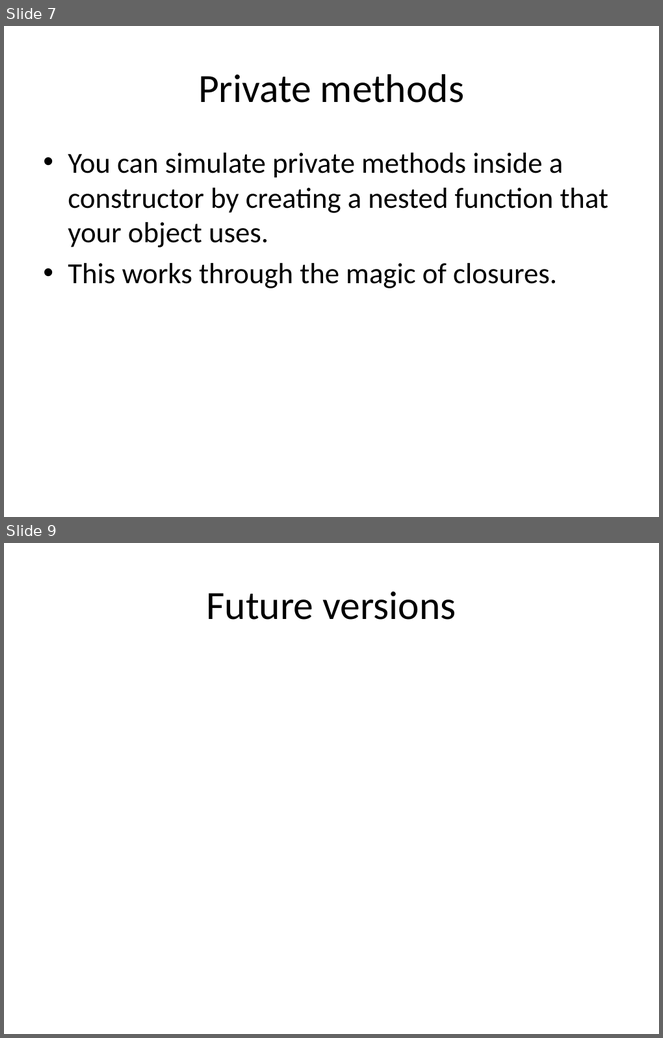
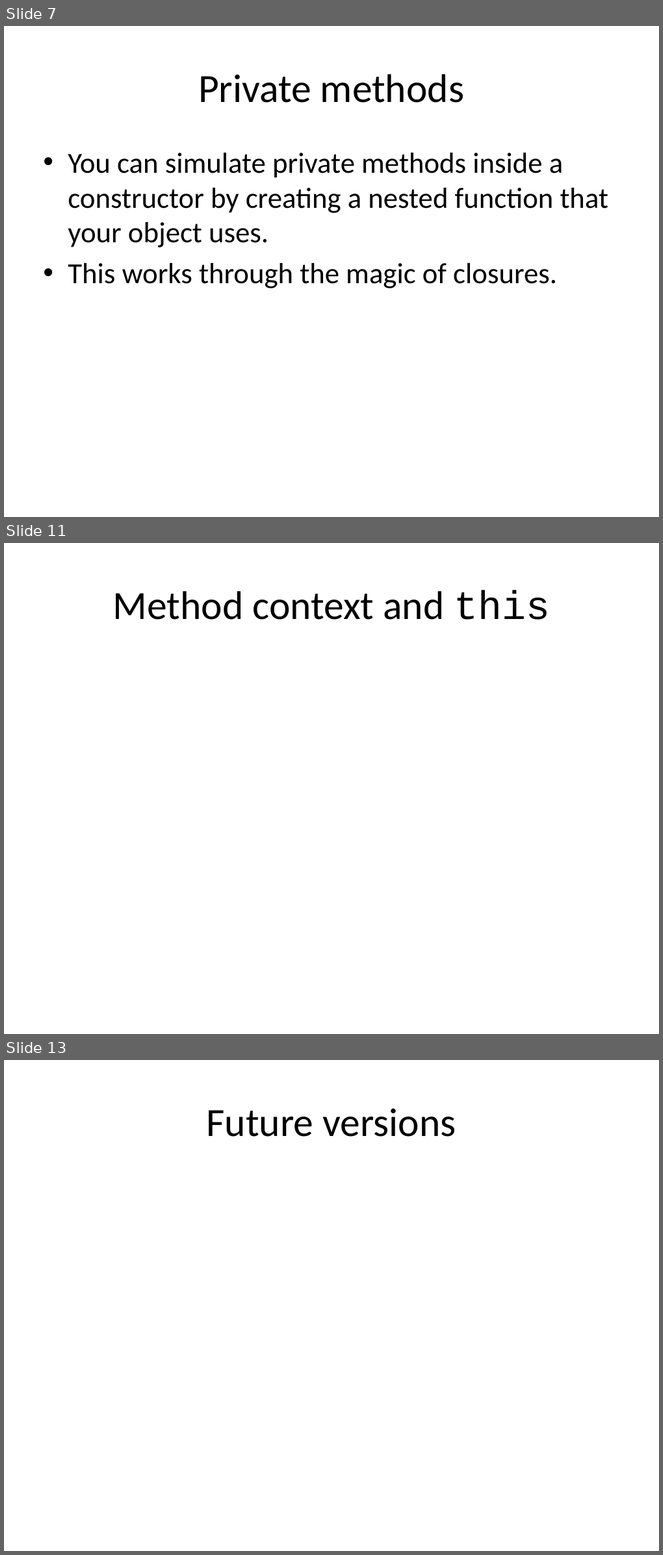
Before and after one commit to helephant/JavascriptObjects, a slide deck: javascript-objects.pptx. Shown one above the other, each under a label of ours: slides 7 and 9 before the commit, slides 7, 11 and 13 after it; the slides between them are not shown. The pictures are 663x1038 and 663x1555 pixels, drawn with LibreOffice and Linux fonts; fonts in the diff are those of the drawing. Boxes give left, top, right and bottom in pixels: in the first picture for what was removed or moved away, otherwise in the second. Text is boxed around its words. In the diff, an @@ line names an element or a change of style, - is before the commit and + after.

```diff
--- a/javascript-objects.pptx
+++ b/javascript-objects.pptx
@@ slide 11 added at [4, 543, 659, 1034], background #FFFFFF @@
@@ title added at [113, 591, 550, 620], 44 pt, text #000000 @@
+Method context and this
@@ what was slide 9 is now slide 13 @@
```
Also in this commit, not shown: 1 slide changed, 3 other slides added, 5 other files.
